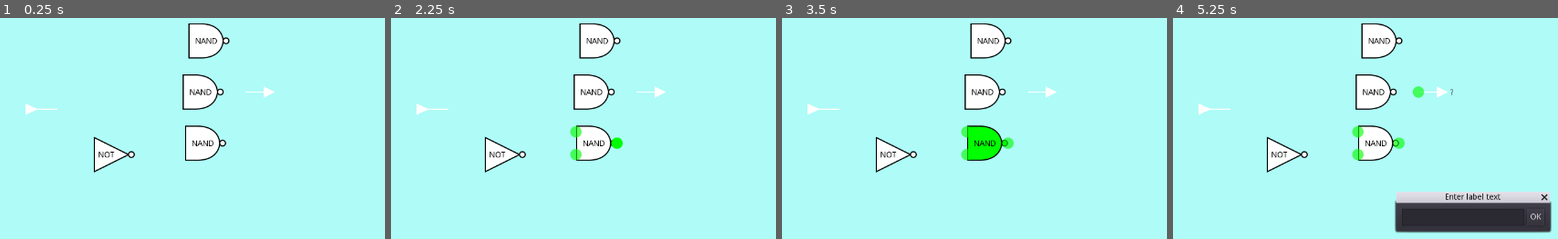
Above: before the commit, frames 1-4 (left to right).
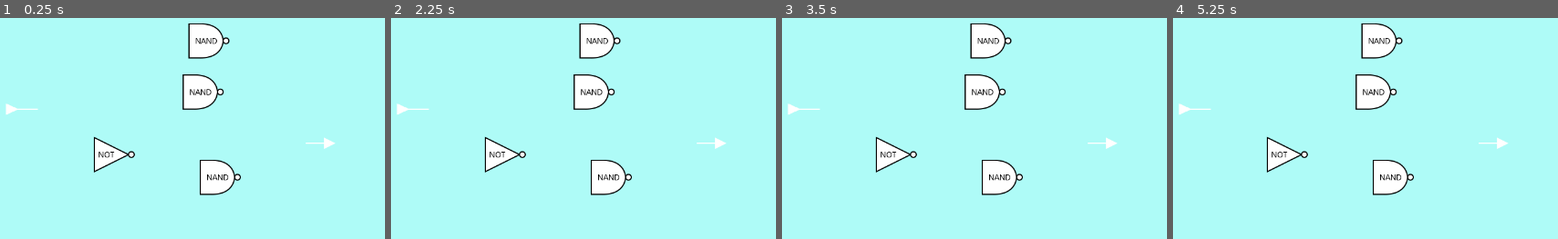
Above: after the commit, the same moments.

Repository: andrew-wilkes/digital-logic
Game: Godot game, scene res://parts/lib/c1.tscn
The game is run twice, just before and just after one commit, with the same random seed, the same clock (stepped at 60 frames per second) and the same inputs. This scene is started directly instead of the project's main scene.
Inputs (mouse positions are in pixels of both pictures, inside the frame that each line leads up to):
- Up to frame 1 (0.25 s): no input
- Up to frame 2 (2.25 s): tap Enter at 0.5, 2 s; move the mouse to (575, 132) at 0.52 s; click (575, 132) at 0.67 s; tap Space at 1.25 s; move the mouse to (575, 155) at 1.27 s; click (575, 155) at 1.42 s; move the mouse to (618, 143) at 2.02 s; click (618, 143) at 2.17 s
- Up to frame 3 (3.5 s): tap Space at 2.75 s; move the mouse to (986, 143) at 2.77 s; click (986, 143) at 2.92 s
- Up to frame 4 (5.25 s): tap Enter at 3.5 s; move the mouse to (1419, 93) at 3.52 s; click (1419, 93) at 3.67 s; tap Space at 4.25 s; move the mouse to (1434, 93) at 4.27 s; click (1434, 93) at 4.42 s; click (1450, 93) at 5 s, where only the run before the commit has a clickable "?"

The runs differ from the first frame. In frame 1, 3.1% of the frame differs, in the area x 1-87%, y 30-81%; in frame 2, 3.3%; in frame 3, 3.3%; in frame 4, 11%, in the area x 1-99%, y 30-98%.

Commit message:
Delay routing of wires on load for routing consistency

Diff:
--- a/game/Circuit.gd
+++ b/game/Circuit.gd
@@ -292,6 +292,7 @@
 
 
 func choose_circuit(_cid):
+	var reloading = cid == _cid
 	cid = _cid
 	if cid.empty():
 		delete_circuit()
@@ -360,6 +361,7 @@
 
 func load_scene():
 	delete_circuit()
+	$Wires.hide()
 	var parts = []
 	var circuit = g.circuits[cid]
 	var pos = Vector2(circuit.offset.x, circuit.offset.y)
@@ -397,8 +399,11 @@
 					$Wires.add_child(wire)
 			connect_part(p)
 			id += 1
+	init_input_states()
+	# Need a delay to allow for previous circuit to be fully deleted
+	yield(get_tree(), "idle_frame")
 	route_all_wires()
-	init_input_states()
+	$Wires.show()
 	emit_signal("details_changed", circuit)
 
 
--- a/game/parts/lib/c1.tscn
+++ b/game/parts/lib/c1.tscn
@@ -11,8 +11,8 @@
 [node name="Parts" type="Node2D"]
 position = Vector2( 230, 40 )
 
-[node name="NAND" type="Node2D" parent="." instance=ExtResource( 4 )]
-position = Vector2( 244, 230 )
+[node name="NAND198" type="Node2D" parent="." instance=ExtResource( 4 )]
+position = Vector2( 270, 290 )
 z_index = 1
 script = ExtResource( 1 )
 highlight_pin = true
@@ -23,8 +23,8 @@
 is_ext_input = false
 gate_type = "NAND"
 
-[node name="Output232" type="Node2D" parent="." instance=ExtResource( 3 )]
-position = Vector2( 334, 140 )
+[node name="Output232203" type="Node2D" parent="." instance=ExtResource( 3 )]
+position = Vector2( 440, 230 )
 script = ExtResource( 2 )
 highlight_pin = true
 highlight_part = true
@@ -33,7 +33,7 @@
 show_state = true
 is_ext_input = false
 
-[node name="NOT" type="Node2D" parent="." instance=ExtResource( 5 )]
+[node name="NOT204" type="Node2D" parent="." instance=ExtResource( 5 )]
 position = Vector2( 84, 250 )
 z_index = 1
 script = ExtResource( 1 )
@@ -45,8 +45,8 @@
 is_ext_input = false
 gate_type = "NOT"
 
-[node name="Input237" type="Node2D" parent="." instance=ExtResource( 7 )]
-position = Vector2( -36, 170 )
+[node name="Input237209" type="Node2D" parent="." instance=ExtResource( 7 )]
+position = Vector2( -70, 170 )
 script = ExtResource( 6 )
 highlight_pin = true
 highlight_part = true
@@ -55,7 +55,7 @@
 show_state = true
 is_ext_input = true
 
-[node name="NAND76" type="Node2D" parent="." instance=ExtResource( 4 )]
+[node name="NAND76210" type="Node2D" parent="." instance=ExtResource( 4 )]
 position = Vector2( 240, 140 )
 z_index = 1
 script = ExtResource( 1 )
@@ -67,7 +67,7 @@
 is_ext_input = false
 gate_type = "NAND"
 
-[node name="NAND77" type="Node2D" parent="." instance=ExtResource( 4 )]
+[node name="NAND77211" type="Node2D" parent="." instance=ExtResource( 4 )]
 position = Vector2( 250, 50 )
 z_index = 1
 script = ExtResource( 1 )
--- /dev/null
+++ b/game/parts/lib/c2.tscn
@@ -0,0 +1,42 @@
+[gd_scene load_steps=7 format=2]
+
+[ext_resource path="res://parts/Gate.gd" type="Script" id=1]
+[ext_resource path="res://parts/Output.gd" type="Script" id=2]
+[ext_resource path="res://parts/Input.gd" type="Script" id=3]
+[ext_resource path="res://parts/eNOT.tscn" type="PackedScene" id=4]
+[ext_resource path="res://parts/zOutput.tscn" type="PackedScene" id=5]
+[ext_resource path="res://parts/zInput.tscn" type="PackedScene" id=6]
+
+[node name="Parts" type="Node2D"]
+
+[node name="NOT" type="Node2D" parent="." instance=ExtResource( 4 )]
+position = Vector2( 320, 170 )
+z_index = 1
+script = ExtResource( 1 )
+highlight_pin = true
+highlight_part = true
+moveable = true
+wireable = true
+show_state = false
+is_ext_input = false
+gate_type = "NOT"
+
+[node name="Input" type="Node2D" parent="." instance=ExtResource( 6 )]
+position = Vector2( 200, 170 )
+script = ExtResource( 3 )
+highlight_pin = true
+highlight_part = true
+moveable = true
+wireable = true
+show_state = true
+is_ext_input = true
+
+[node name="Output" type="Node2D" parent="." instance=ExtResource( 5 )]
+position = Vector2( 460, 170 )
+script = ExtResource( 2 )
+highlight_pin = true
+highlight_part = true
+moveable = true
+wireable = true
+show_state = true
+is_ext_input = false
--- a/game/parts/lib/c3.tscn
+++ b/game/parts/lib/c3.tscn
@@ -22,7 +22,7 @@
 is_ext_input = true
 
 [node name="Input52" type="Node2D" parent="." instance=ExtResource( 4 )]
-position = Vector2( -290, 390 )
+position = Vector2( -280, 390 )
 script = ExtResource( 2 )
 highlight_pin = true
 highlight_part = true
--- a/game/parts/lib/data.json
+++ b/game/parts/lib/data.json
@@ -1 +1 @@
-{"c1":{"desc":"","offset":{"x":230,"y":40},"parts":[{"id":0, …(146 unchanged characters)… ],[5,1]]]},{"id":4,"label":"","wires":[[]]},{"id":5,"label":"","wires":[[]]}],"title":"Nand"},"c3":{"desc":"","offset":{"x":370,"y" …(1336 unchanged characters)…
+{"c1":{"desc":"","offset":{"x":230,"y":40},"parts":[{"id":0, …(146 unchanged characters)… ],[5,1]]]},{"id":4,"label":"","wires":[[[0,1]]]},{"id":5,"label":"","wires":[[]]}],"title":"Nand"},"c2":{"desc":"","offset":{"x":0,"y":0},"parts":[{"id":0,"label":"","wires":[[[2,0]]]},{"id":1,"label":"?","wires":[[[0,0]]]},{"id":2,"label":"?","wires":[]}],"title":"Test"},"c3":{"desc":"","offset":{"x":370,"y" …(1336 unchanged characters)…
